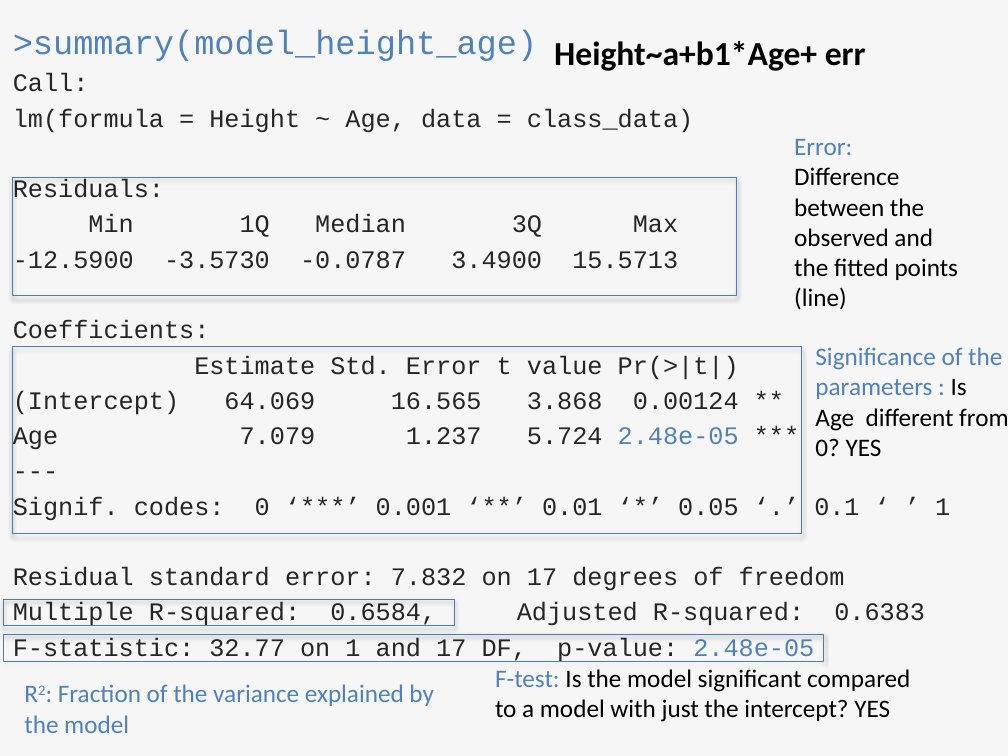
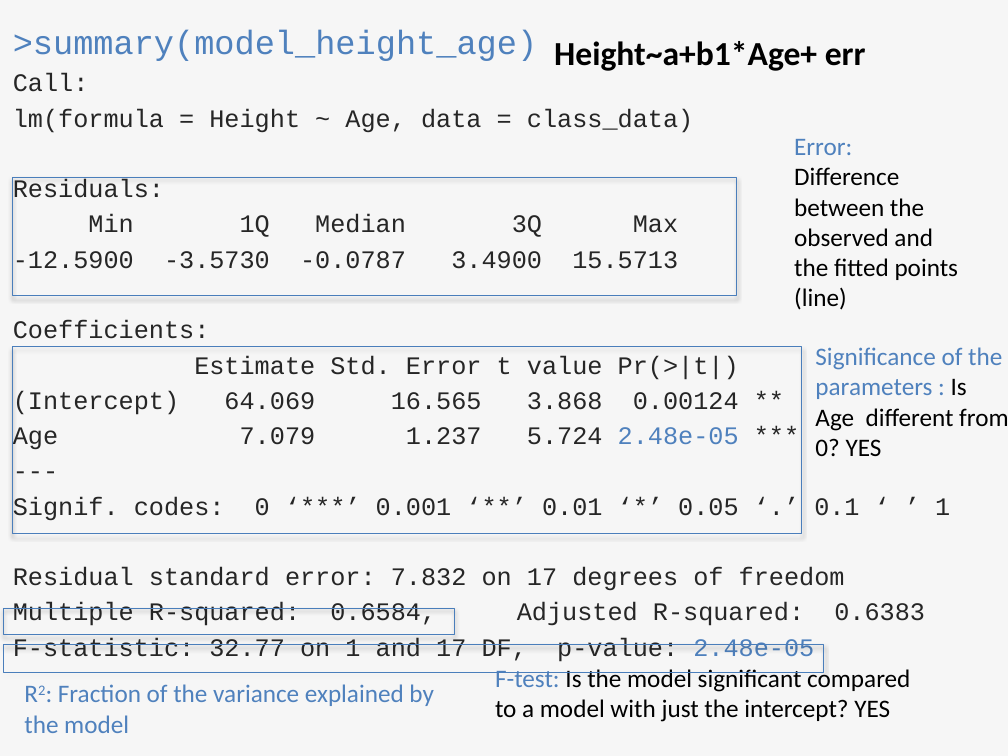
Before and after one commit to sib-swiss/first-steps-with-R-training, a slide deck: slide 50 of assets/pptx/First-steps-with-R_day2_afternoon.pptx. Drawn at 1008x756 pixels with LibreOffice and Linux fonts; fonts in the diff are those of the drawing. Boxes give left, top, right and bottom in pixels: in the first picture for what was removed or moved away, otherwise in the second. Text is boxed around its words. In the diff, an @@ line names an element or a change of style, - is before the commit and + after.

```diff
--- a/assets/pptx/First-steps-with-R_day2_afternoon.pptx
+++ b/assets/pptx/First-steps-with-R_day2_afternoon.pptx
@@ rectangle: place and size @@
-rectangle at [3,600,455,626]
+rectangle at [3,609,455,635]
@@ rectangle: place and size @@
-rectangle at [3,634,824,661]
+rectangle at [3,645,824,672]
```
Also in this commit, not shown: 6 other slides changed, 7 slides removed, 2 other files.
